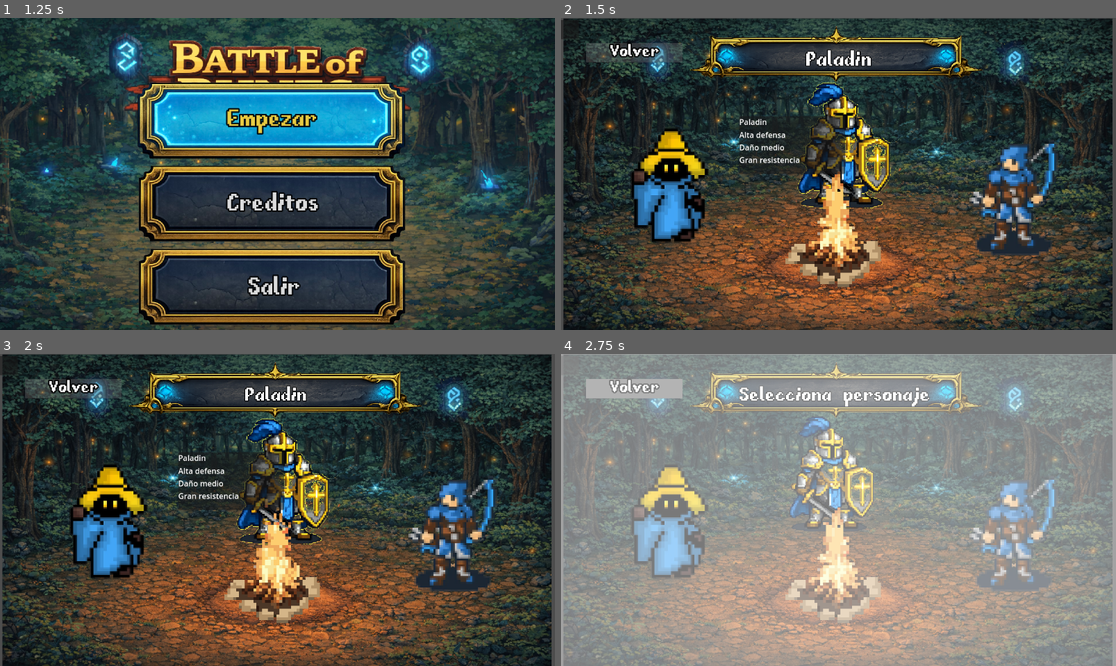
Above: before the commit, frames 1-4 (two rows, left to right).
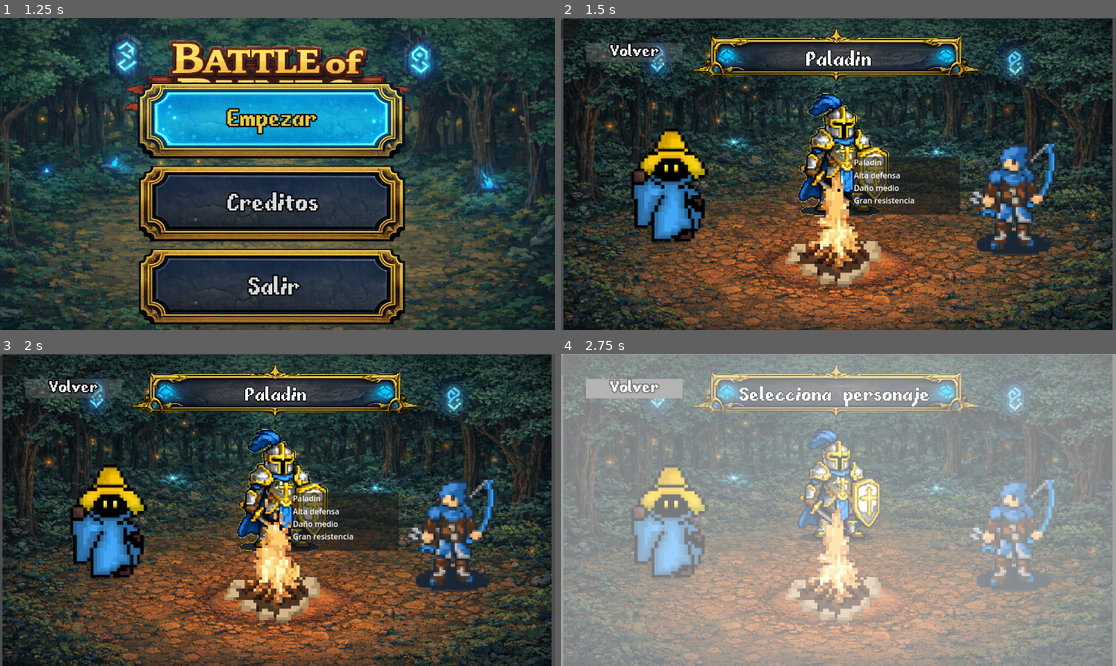
Above: after the commit, the same moments.

Repository: aMaxnm/BattleOfRunes
Game: Godot game, scene res://scenes/startMenu/startMenu.tscn
Two runs of this game, one before a commit and one after it. Both use one fixed random seed, a clock stepped at 60 frames per second and the inputs below. Sound files missing from this copy of the repository are replaced by a short silence.
Inputs:
- Up to frame 1 (1.25 s): click "Empezar" at 0.5 s
- Up to frame 2 (1.5 s): click "Empezar" at 1.25 s
- Up to frame 3 (2 s): no input
- Up to frame 4 (2.75 s): click "Volver" at 2 s

Frame 1 is identical in both runs. In frame 2, 6.5% of the frame differs, in the area x 32-80%, y 8-64%; in frame 3, 6.5%; in frame 4, 3.3%.

Commit message:
Se arregló bug de paladin

Diff:
--- a/battle-of-runes/scenes/characterSelection/characterSelection.tscn
+++ b/battle-of-runes/scenes/characterSelection/characterSelection.tscn
@@ -185,10 +185,10 @@
 
 [node name="paladinCharacter" type="TextureButton" parent="slots"]
 material = SubResource("ShaderMaterial_ygtt3")
-offset_left = 229.0
-offset_top = 53.0
-offset_right = 1509.0
-offset_bottom = 906.0
+offset_left = 467.0
+offset_top = 137.0
+offset_right = 897.0
+offset_bottom = 689.0
 scale = Vector2(0.5, 0.5)
 texture_normal = ExtResource("9_d70v5")
 
Binary file changed: battle-of-runes/assets/assetsMenus/paladin.png
Not shown: 1 places in battle-of-runes/scenes/characterSelection/characterSelection.tscn that only renumber resources
